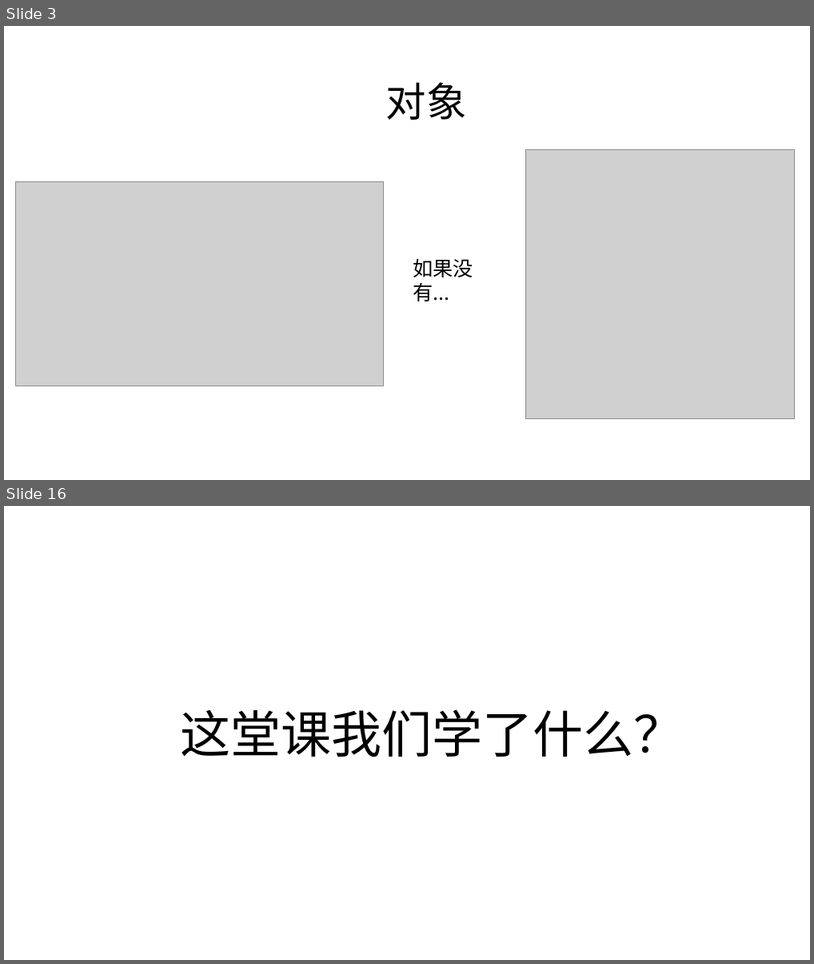
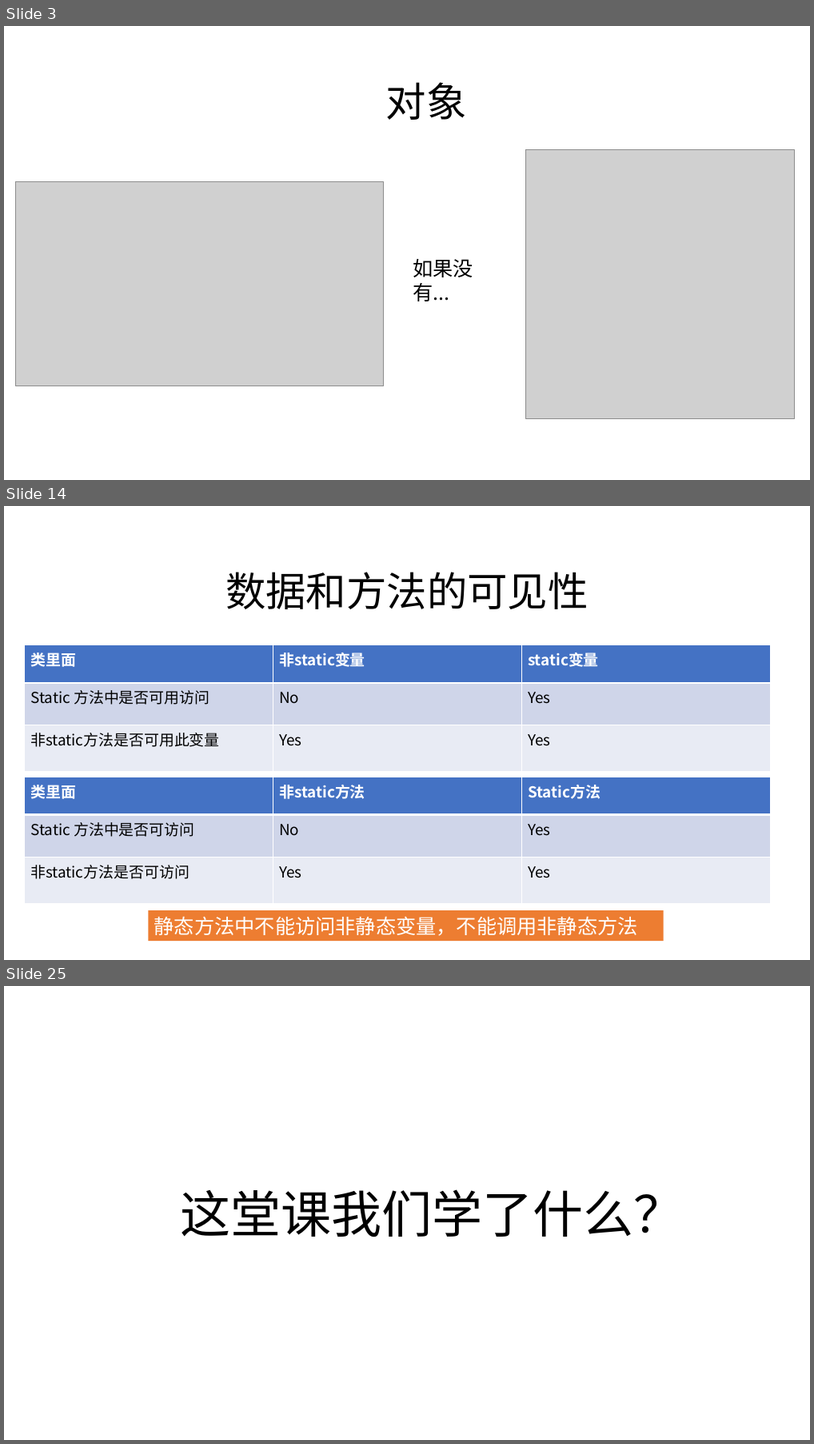
Before and after one commit to zjyesir/hmc_java_1, a slide deck: ppt/9. 对象和类.pptx. Shown one above the other, each under a label of ours: slides 3 and 16 before the commit, slides 3, 14 and 25 after it; the slides between them are not shown. The pictures are 814x964 and 814x1444 pixels, drawn with LibreOffice and Linux fonts; fonts in the diff are those of the drawing; grey boxes stand for pictures; background and template pictures are left out. Boxes give left, top, right and bottom in pixels: in the first picture for what was removed or moved away, otherwise in the second. Text is boxed around its words. In the diff, an @@ line names an element or a change of style, - is before the commit and + after.

```diff
--- a/ppt/9. 对象和类.pptx
+++ b/ppt/9. 对象和类.pptx
@@ slide 14 added at bbox=[4, 506, 810, 960], background picture (left out) @@
@@ text added at bbox=[226, 572, 589, 609], 48 pt, text #000000 @@
+数据和方法的可见性
@@ table added at bbox=[25, 645, 770, 771], 3 rows, 3 columns @@
+类里面 | 非static变量 | static变量
+Static 方法中是否可用访问 | No | Yes
+非static方法是否可用此变量 | Yes | Yes
@@ table added at bbox=[25, 777, 770, 903], 3 rows, 3 columns @@
+类里面 | 非static方法 | Static方法
+Static 方法中是否可访问 | No | Yes
+非static方法是否可访问 | Yes | Yes
@@ rectangle added at bbox=[149, 910, 664, 940], fill #ED7D31, 24 pt, text #FFFFFF @@
+静态方法中不能访问非静态变量，不能调用非静态方法
@@ what was slide 16 is now slide 25 @@
```
Also in this commit, not shown: 3 slides changed, 18 other slides added, 10 slides removed, 3 other files.
